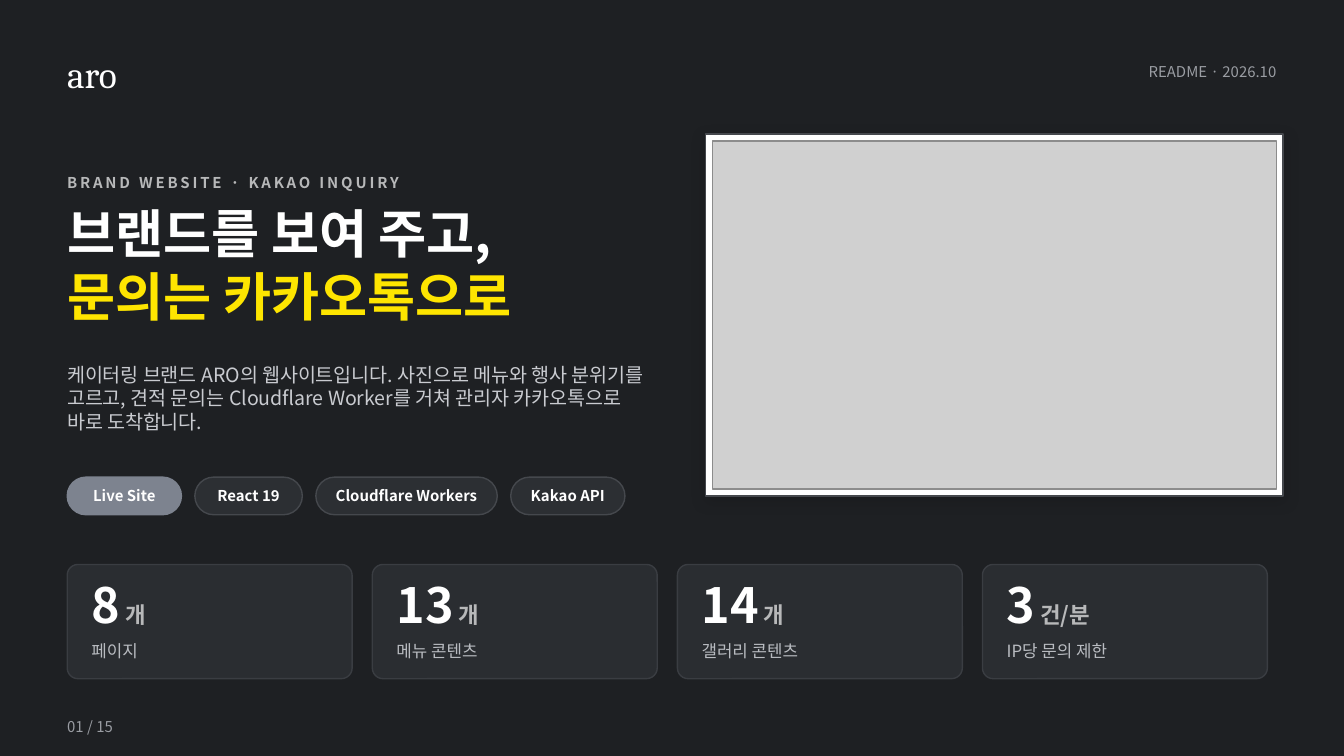
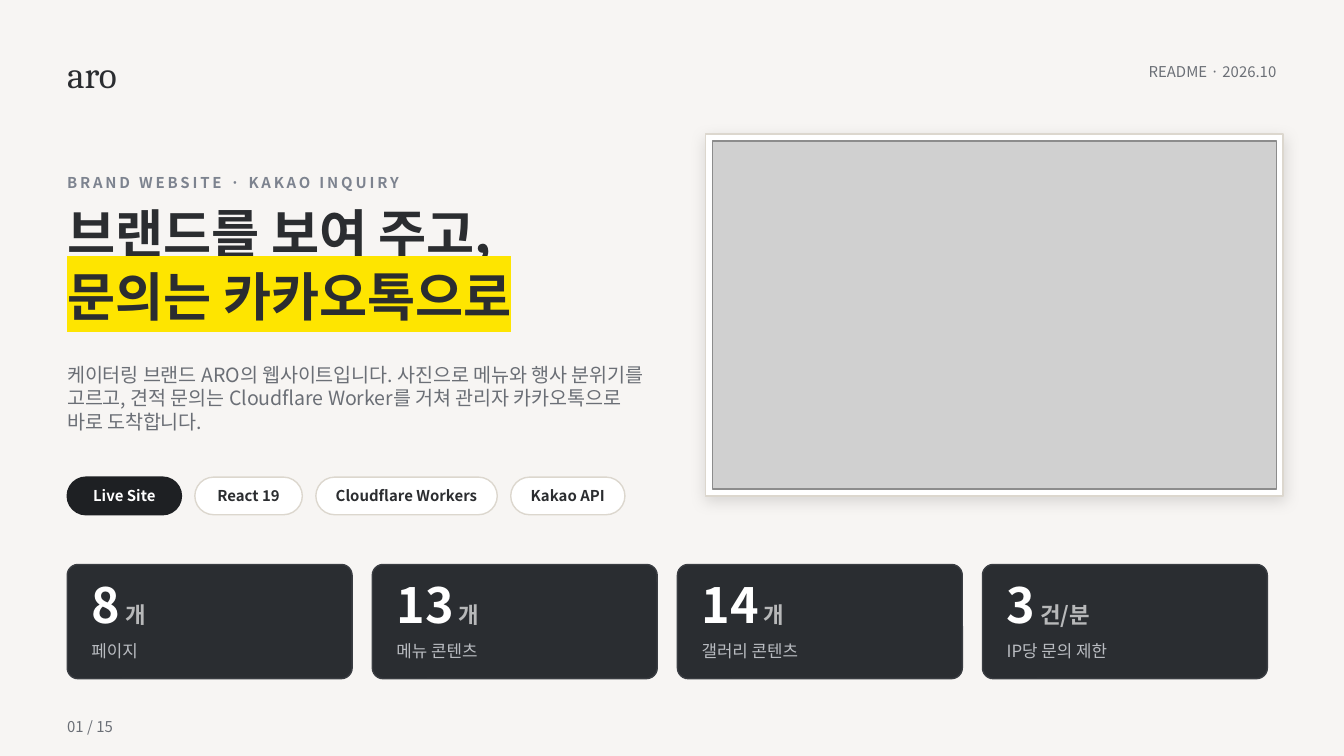
Before and after one commit to hyeran712/aro1, a slide deck: slide 1 of output/ARO_website_portfolio_summary.pptx. Drawn at 1344x756 pixels with LibreOffice and Linux fonts; fonts in the diff are those of the drawing; grey boxes stand for pictures. Boxes give left, top, right and bottom in pixels: in the first picture for what was removed or moved away, otherwise in the second. Text is boxed around its words. In the diff, an @@ line names an element or a change of style, - is before the commit and + after.

```diff
--- a/output/ARO_website_portfolio_summary.pptx
+++ b/output/ARO_website_portfolio_summary.pptx
@@ background #1E2023 to #F7F5F3 @@
@@ text "README · 2026.10" at box(1149, 66, 1276, 77): text colour #9A9DA3 to #6B6F76 @@
@@ rectangle at box(706, 134, 1284, 496): outline #45484D 1 pt to #DCD7CE 1 pt @@
@@ text "BRAND WEBSITE · KAKAO INQUIRY" at box(67, 177, 398, 191): text colour #B7B8B9 to #7D838F @@
@@ text "브랜드를 보여 주고," at box(67, 209, 511, 321): text colour #FFFFFF to #2B2D30 in "브랜드를 보여 주고,"; text colour #FEE500 to #2B2D30, highlight none to #FEE500 in "문의는 카카오톡으로" @@
@@ text "케이터링 브랜드 ARO의 웹사이트입니다. 사진으로 ..." at box(67, 366, 644, 431): text colour #C9CBD0 to #6B6F76 @@
@@ rounded rectangle at box(67, 477, 181, 515): fill #7D838F to #1E2023; outline #7D838F 0.75 pt to #1E2023 0.75 pt @@
@@ text colour #FFFFFF to #2B2D30 in 4 elements at box(67, 70, 117, 89), box(217, 490, 280, 501), box(336, 489, 477, 501), box(531, 489, 605, 501) @@
@@ fill #2C2F33 to #FFFFFF; outline #45484D 0.75 pt to #DCD7CE 0.75 pt in 3 elements at box(195, 477, 302, 515), box(316, 477, 497, 515), box(511, 477, 625, 515) @@
@@ text "01 / 15" at box(67, 721, 113, 732): text colour #9A9DA3 to #6B6F76 @@
```
Also in this commit, not shown: 2 other slides changed, 3 other files.
